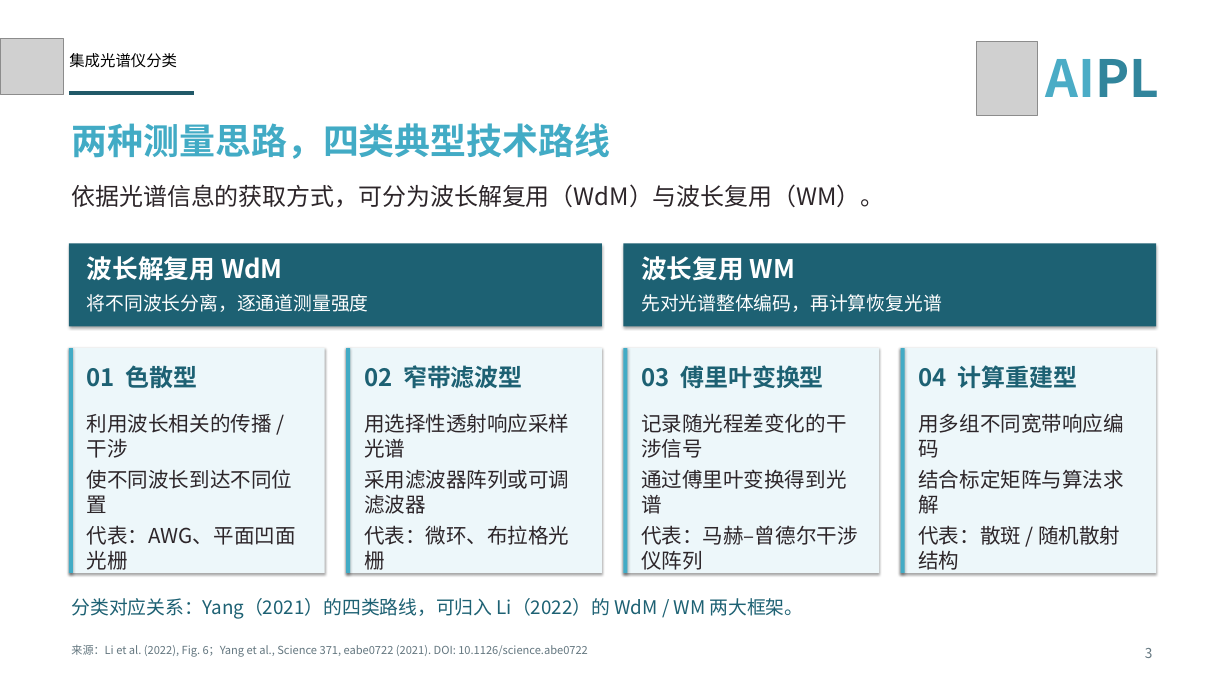
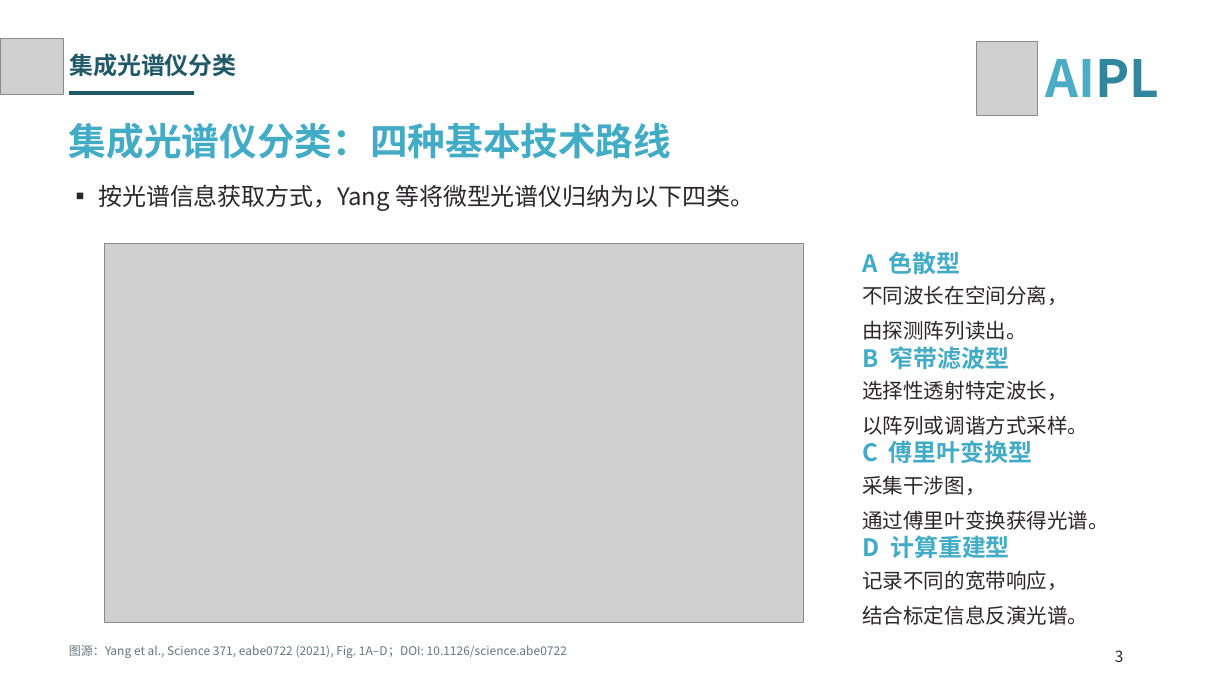
Before and after one commit to AnitaYeh/test1, a slide deck: slide 3 of output/spectrometer_4slides.pptx. Drawn at 1232x693 pixels with LibreOffice and Linux fonts; fonts in the diff are those of the drawing; grey boxes stand for pictures. Boxes give left, top, right and bottom in pixels: in the first picture for what was removed or moved away, otherwise in the second. Text is boxed around its words. In the diff, an @@ line names an element or a change of style, - is before the commit and + after.

Commit message:
Revise slides to match template using Yang 2021 figures and data

```diff
--- a/output/spectrometer_4slides.pptx
+++ b/output/spectrometer_4slides.pptx
@@ text "集成光谱仪分类" at [69, 53, 236, 76]: size 18 to 28 pt, font Calibri to Noto Sans CJK SC, text colour #000000 to #215968, bold on; line spacing 1 to 33.6pt @@
@@ text at [69, 123, 671, 159]: text changed; size 42 to 44 pt @@
-两种测量思路，四类典型技术路线
+集成光谱仪分类：四种基本技术路线
@@ text at [98, 184, 754, 211]: text changed @@
-依据光谱信息的获取方式，可分为波长解复用（WdM）与波长复用（WM）。
+▪ 按光谱信息获取方式，Yang 等将微型光谱仪归纳为以下四类。
@@ rectangle removed at [69, 243, 602, 326] @@
@@ text removed at [87, 256, 283, 281] @@
-波长解复用 WdM
@@ picture added at [105, 243, 803, 622] @@
@@ rectangle removed at [623, 243, 1156, 326] @@
@@ text at [862, 251, 961, 274]: text changed; text colour #1D6173 to #42ABC5 @@
-01 色散型
+A 色散型
@@ text removed at [641, 294, 942, 312] @@
-先对光谱整体编码，再计算恢复光谱
@@ text at [862, 285, 1067, 340]: text changed; size 22 to 24 pt; text colour #FFFFFF to #2D262A @@
-将不同波长分离，逐通道测量强度
+不同波长在空间分离，
+由探测阵列读出。
@@ rectangle removed at [69, 348, 325, 573] @@
@@ rectangle removed at [69, 348, 73, 573] @@
@@ rectangle removed at [346, 348, 602, 573] @@
@@ rectangle removed at [346, 348, 351, 573] @@
@@ rectangle removed at [623, 348, 879, 573] @@
@@ rectangle removed at [623, 348, 628, 573] @@
@@ text at [862, 346, 1010, 369]: text changed; text colour #1D6173 to #42ABC5 @@
-02 窄带滤波型
+B 窄带滤波型
@@ rectangle removed at [901, 348, 1156, 573] @@
@@ rectangle removed at [901, 348, 905, 573] @@
@@ text at [862, 380, 1088, 435]: text changed; size 30 to 24 pt; text colour #FFFFFF to #2D262A; bold off @@
-波长复用 WM
+选择性透射特定波长，
+以阵列或调谐方式采样。
@@ text removed at [87, 413, 296, 570] @@
-利用波长相关的传播 / 干涉
-使不同波长到达不同位置
-代表：AWG、平面凹面光栅
@@ text removed at [364, 413, 569, 570] @@
-用选择性透射响应采样光谱
-采用滤波器阵列或可调滤波器
-代表：微环、布拉格光栅
@@ text removed at [641, 413, 857, 570] @@
-记录随光程差变化的干涉信号
-通过傅里叶变换得到光谱
-代表：马赫–曾德尔干涉仪阵列
@@ text removed at [918, 413, 1123, 570] @@
-用多组不同宽带响应编码
-结合标定矩阵与算法求解
-代表：散斑 / 随机散射结构
@@ text at [862, 440, 1033, 463]: text changed; text colour #1D6173 to #42ABC5 @@
-03 傅里叶变换型
+C 傅里叶变换型
@@ text added at [862, 475, 1108, 530], 24 pt, text #2D262A @@
+采集干涉图，
+通过傅里叶变换获得光谱。
@@ text at [862, 535, 1010, 558]: text changed; text colour #1D6173 to #42ABC5 @@
-04 计算重建型
+D 计算重建型
@@ text removed at [71, 598, 804, 619] @@
-分类对应关系：Yang（2021）的四类路线，可归入 Li（2022）的 WdM / WM 两大框架。
@@ text added at [862, 570, 1088, 625], 24 pt, text #2D262A @@
+记录不同的宽带响应，
+结合标定信息反演光谱。
@@ text at [69, 645, 567, 658]: text changed; size 13 to 14 pt @@
-来源：Li et al. (2022), Fig. 6；Yang et al., Science 371, eabe0722 (2021). DOI: 10.1126/science.abe0722
+图源：Yang et al., Science 371, eabe0722 (2021), Fig. 1A–D；DOI: 10.1126/science.abe0722
@@ text "3" at [1115, 650, 1124, 662]: size 16 to 18 pt, text colour #647780 to #2D262A; alignment right to left; more space between paragraphs @@
```
Also in this commit, not shown: 3 other slides changed.
